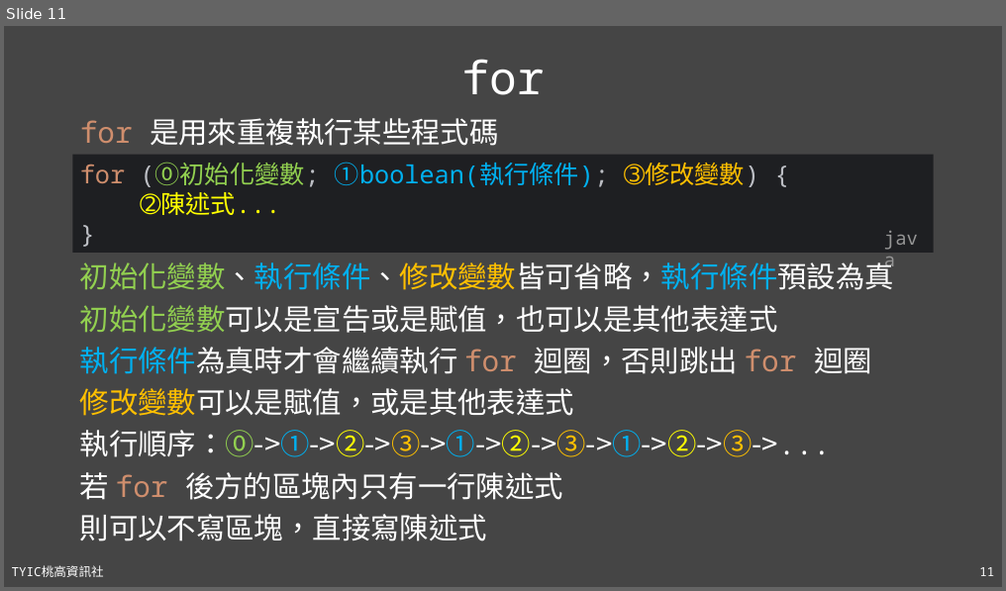
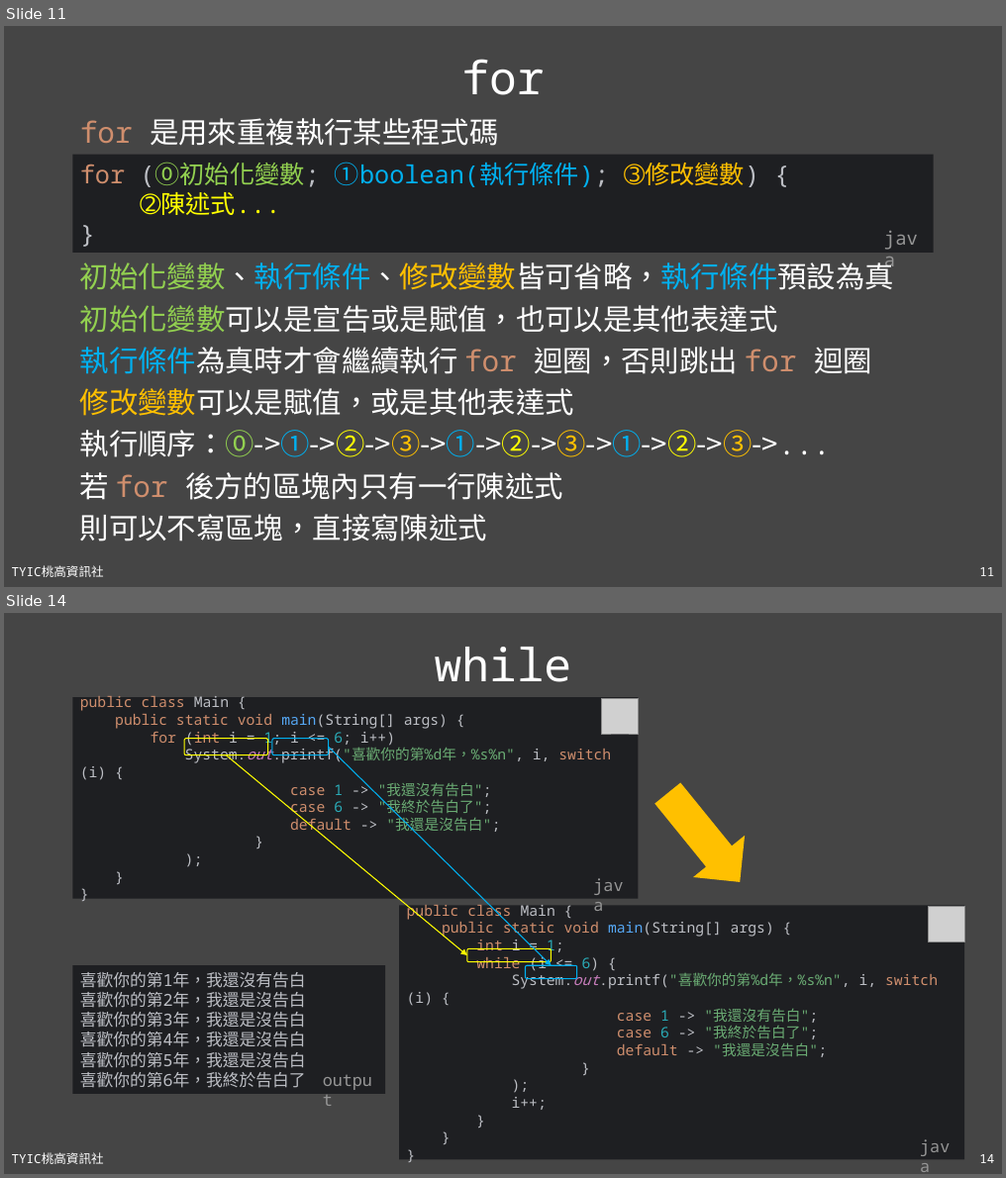
Before and after one commit to TYSHIC/slides, a slide deck: powerpoint/06_流程控制.pptx. Shown one above the other, each under a label of ours: slide 11 before the commit, slides 11 and 14 after it; the slides between them are not shown. The pictures are 1006x591 and 1006x1178 pixels, drawn with LibreOffice and Linux fonts; fonts in the diff are those of the drawing; grey boxes stand for pictures. Boxes give left, top, right and bottom in pixels: in the first picture for what was removed or moved away, otherwise in the second. Text is boxed around its words. In the diff, an @@ line names an element or a change of style, - is before the commit and + after.

```diff
--- a/powerpoint/06_流程控制.pptx
+++ b/powerpoint/06_流程控制.pptx
@@ slide 14 added at (4, 613, 1002, 1174), background #454545; not listed: 2 template elements that a slide beside it also shows @@
@@ title added at (435, 647, 572, 682), 44 pt, text #FFFFFF @@
+while
@@ rectangle added at (73, 697, 638, 899), fill #1E1F22, 14 pt, text #BCBEC4 @@
+public class Main {
+public static void main(String[] args) {
+for (int i = 1; i <= 6; i++)
+System.out.printf("喜歡你的第%d年，%s%n", i, switch (i) {
+case 1 -> "我還沒有告白";
+case 6 -> "我終於告白了";
+default -> "我還是沒告白";
+}
+);
+}
+}
@@ picture added at (602, 698, 639, 734) @@
@@ rounded rectangle added at (184, 738, 268, 756), outline #FFFF00 1 pt @@
@@ arrow added from (227, 756) to (467, 956), #FFFF00 1 pt @@
@@ rounded rectangle added at (272, 738, 328, 756), outline #00B0F0 1 pt @@
@@ arrow added from (328, 747) to (551, 965), #00B0F0 1 pt @@
@@ right arrow added at (642, 772, 765, 903), fill #FFC000 @@
@@ text added at (586, 871, 638, 899), 16 pt, text #969696 @@
+java
@@ rectangle added at (399, 906, 964, 1160), fill #1E1F22, 14 pt, text #BCBEC4 @@
+public class Main {
+public static void main(String[] args) {
+int i = 1;
+while (i <= 6) {
+System.out.printf("喜歡你的第%d年，%s%n", i, switch (i) {
+case 1 -> "我還沒有告白";
+case 6 -> "我終於告白了";
+default -> "我還是沒告白";
+}
+);
+i++;
+}
+}
+}
@@ picture added at (929, 906, 965, 942) @@
@@ rectangle added at (73, 965, 386, 1094), fill #1E1F22, 16 pt, text #BCBEC4 @@
+喜歡你的第1年，我還沒有告白
+喜歡你的第2年，我還是沒告白
+喜歡你的第3年，我還是沒告白
+喜歡你的第4年，我還是沒告白
+喜歡你的第5年，我還是沒告白
+喜歡你的第6年，我終於告白了
@@ rounded rectangle added at (467, 950, 551, 962), outline #FFFF00 1 pt @@
@@ rounded rectangle added at (525, 965, 576, 979), outline #00B0F0 1 pt @@
@@ text added at (316, 1066, 386, 1094), 16 pt, text #969696 @@
+output
@@ text added at (913, 1133, 964, 1160), 16 pt, text #969696 @@
+java
```
Also in this commit, not shown: 2 slides changed, 6 other slides added, 9 other files.
